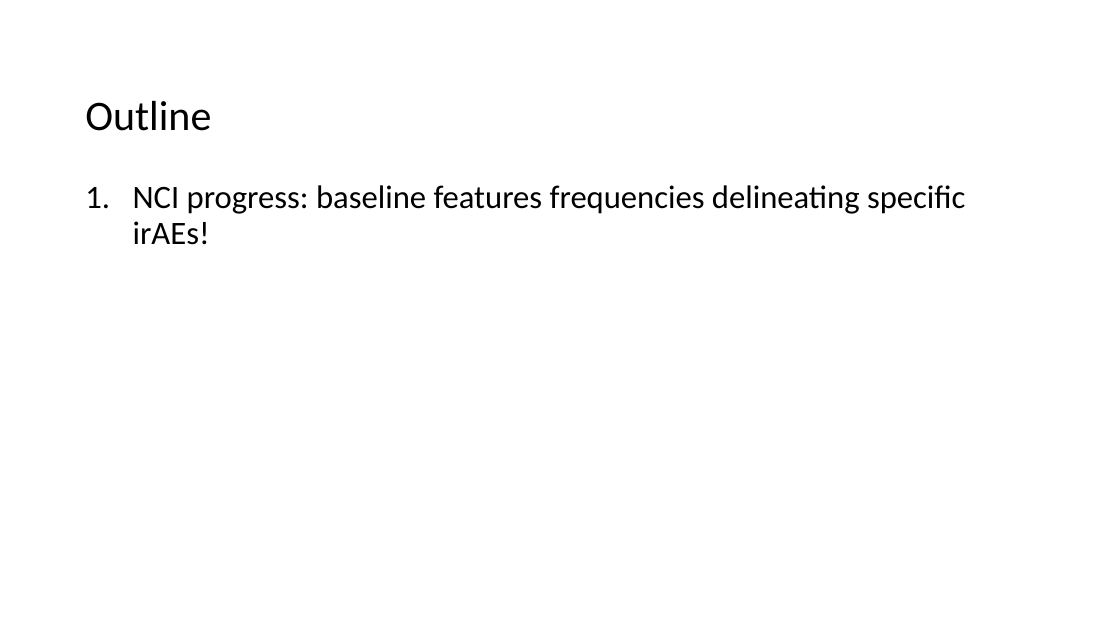
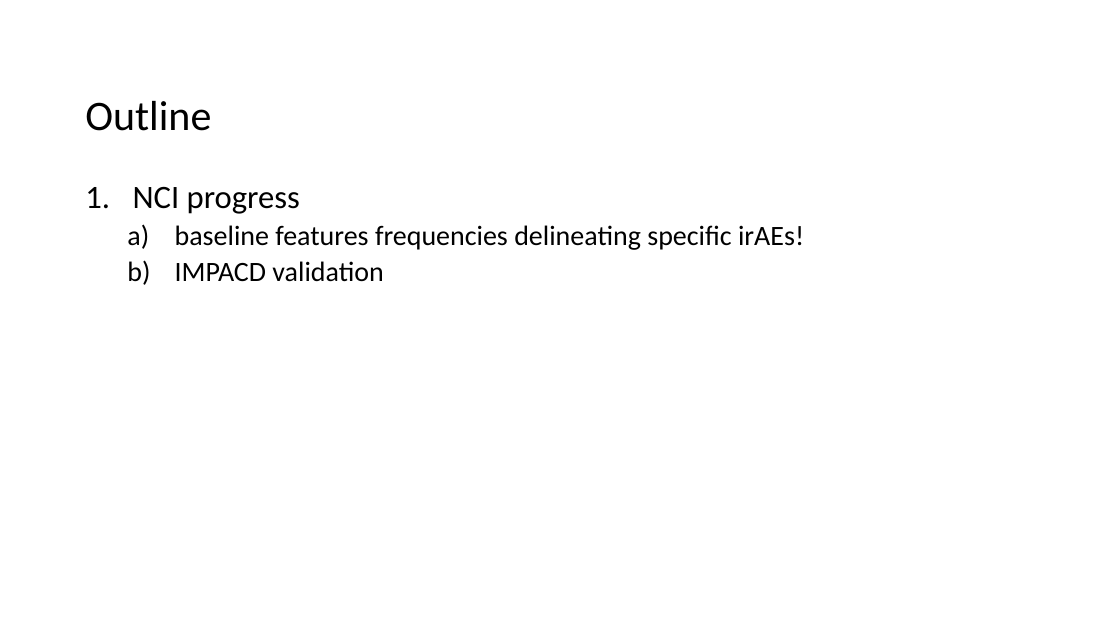
Before and after one commit to tybottorff/bottorffdocs, a slide deck: slide 2 of presentations/weekly_meetings/2024_11_21.pptx. Drawn at 1120x630 pixels with LibreOffice and Linux fonts; fonts in the diff are those of the drawing. Boxes give left, top, right and bottom in pixels: in the first picture for what was removed or moved away, otherwise in the second. Text is boxed around its words. In the diff, an @@ line names an element or a change of style, - is before the commit and + after.

```diff
--- a/presentations/weekly_meetings/2024_11_21.pptx
+++ b/presentations/weekly_meetings/2024_11_21.pptx
@@ text at (133, 186, 804, 282): text changed; size 28 to 24 pt @@
-1. NCI progress: baseline features frequencies delineating specific irAEs!
+1. NCI progress
+  a) baseline features frequencies delineating specific irAEs!
+  b) IMPACD validation
```
Also in this commit, not shown: 1 other slide changed, 1 slide added.
